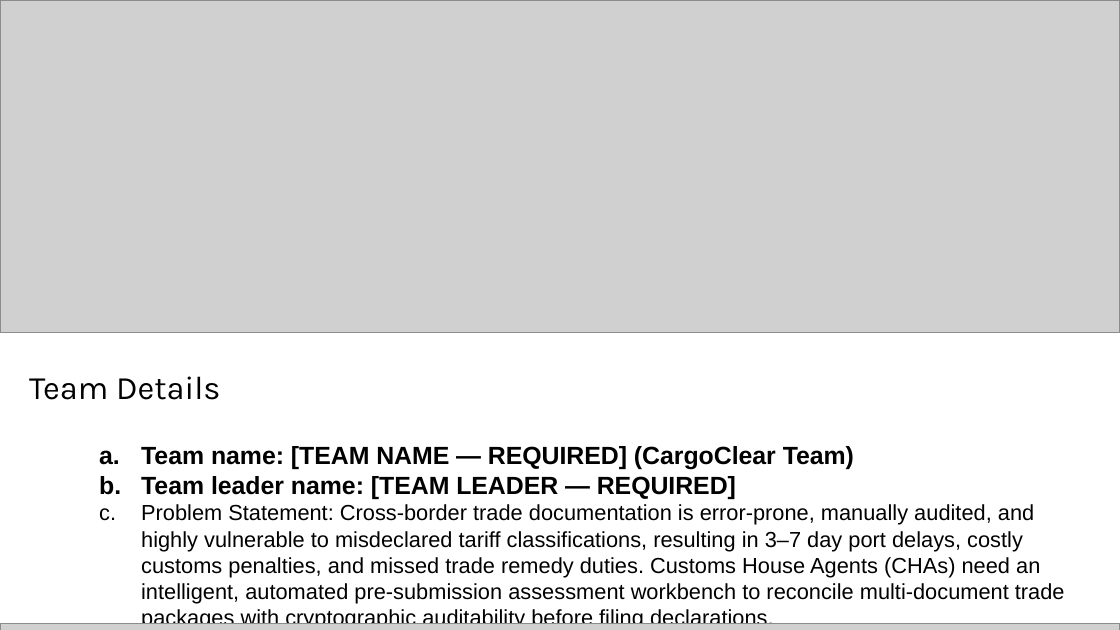
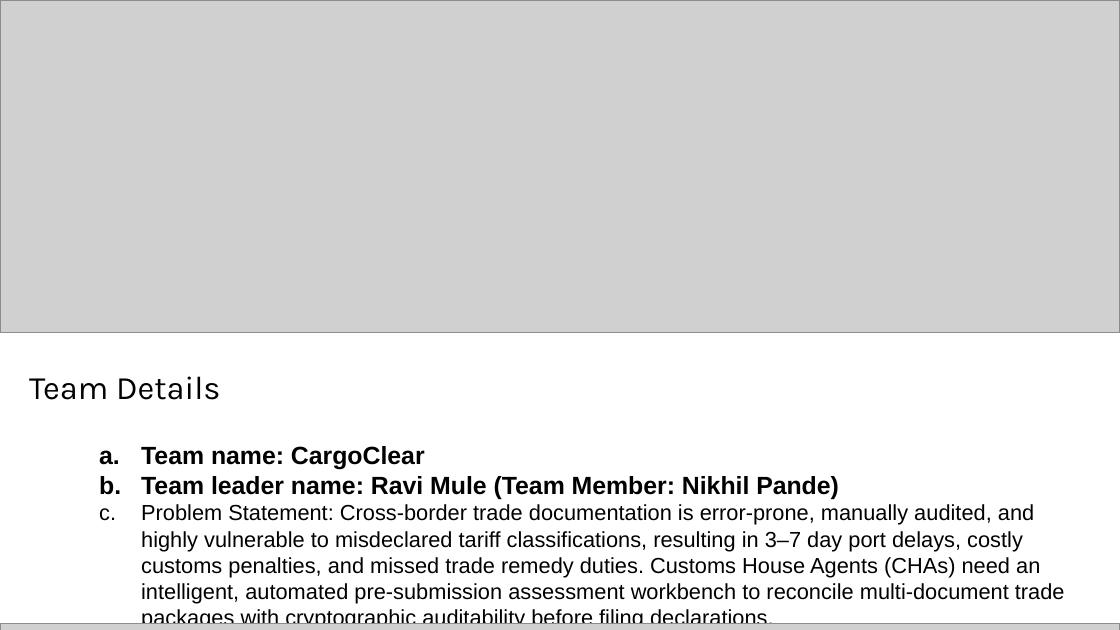
Before and after one commit to ravimule93/cargoclear, a slide deck: slide 1 of submission/CargoClear_AI_Builder_Cup_Submission.pptx. Drawn at 1120x630 pixels with LibreOffice and Linux fonts; fonts in the diff are those of the drawing; grey boxes stand for pictures. Boxes give left, top, right and bottom in pixels: in the first picture for what was removed or moved away, otherwise in the second. Text is boxed around its words. In the diff, an @@ line names an element or a change of style, - is before the commit and + after.

Commit message:
docs(submission): align all submission dossier, readmes, deck, and video script for CargoClear

```diff
--- a/submission/CargoClear_AI_Builder_Cup_Submission.pptx
+++ b/submission/CargoClear_AI_Builder_Cup_Submission.pptx
@@ text at (141, 446, 839, 499): text changed @@
-  a. Team name: [TEAM NAME — REQUIRED] (CargoClear Team)
-  b. Team leader name: [TEAM LEADER — REQUIRED]
+  a. Team name: CargoClear
+  b. Team leader name: Ravi Mule (Team Member: Nikhil Pande)
```
Also in this commit, not shown: 4 other slides changed, 5 other files.
